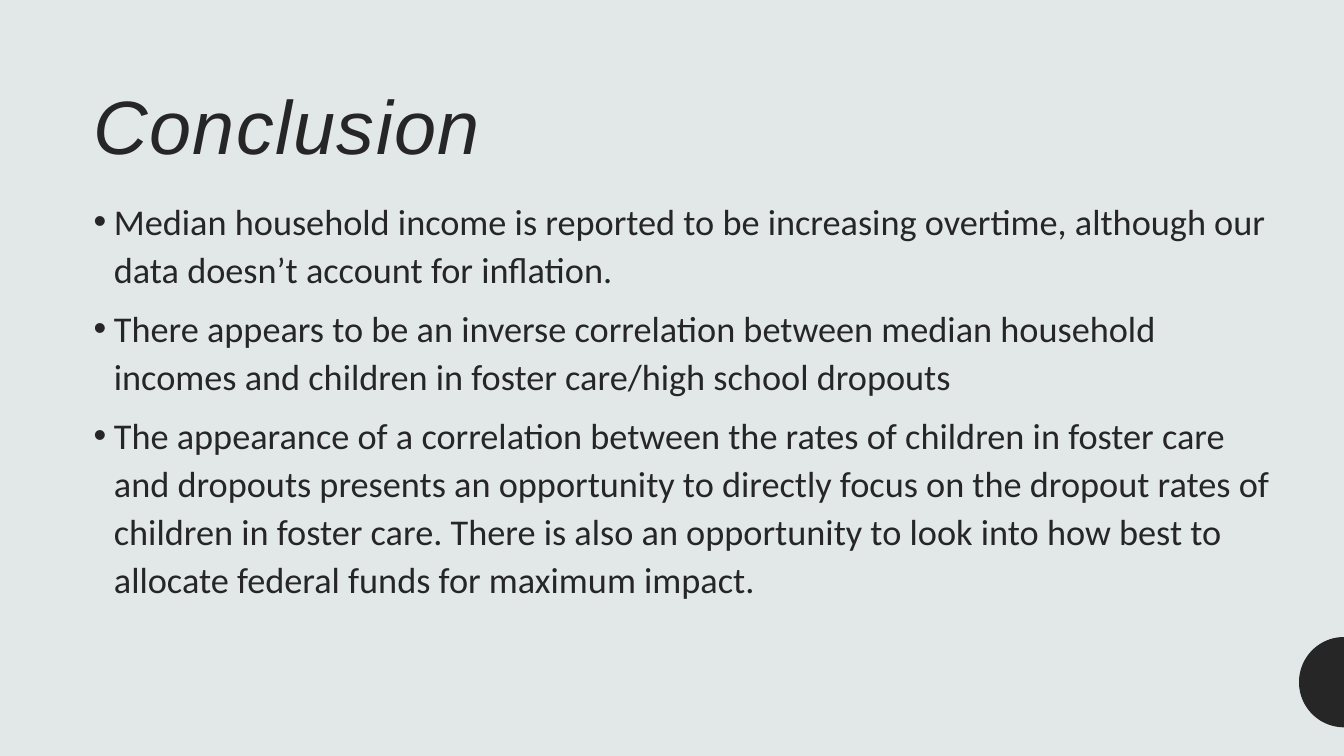
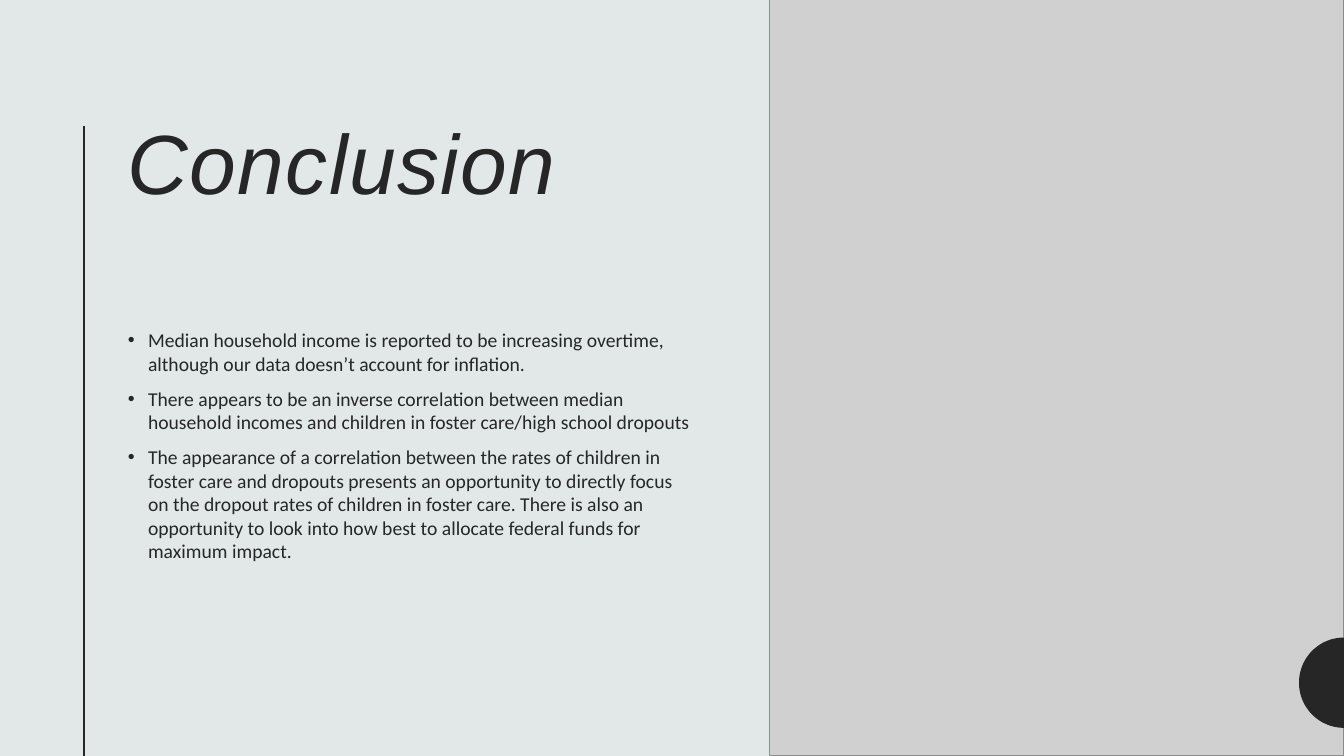
Before and after one commit to lordegraves/exploring_data_in_foster_care, a slide deck: slide 14 of Resources/Project1_Presentation.pptx. Drawn at 1344x756 pixels with LibreOffice and Linux fonts; fonts in the diff are those of the drawing; grey boxes stand for pictures. Boxes give left, top, right and bottom in pixels: in the first picture for what was removed or moved away, otherwise in the second. Text is boxed around its words. In the diff, an @@ line names an element or a change of style, - is before the commit and + after.

Commit message:
Made design changes to the PPT and added new charts

```diff
--- a/Resources/Project1_Presentation.pptx
+++ b/Resources/Project1_Presentation.pptx
@@ rectangle added at (0,0,1344,756), fill #E2E8E8 @@
@@ picture added at (769,0,1344,756) @@
@@ title "Conclusion": place and size @@
-title "Conclusion" at (94,99,480,155)
+title "Conclusion" at (128,133,556,195)
@@ title "Conclusion" at (128,133,556,195): size 54 to 60 pt @@
@@ line added from (84, 126) to (84, 756), #262626 1.5 pt @@
@@ text "Median household income is reported ...": place and size @@
-text "Median household income is reported ..." at (114,210,1269,599)
+text "Median household income is reported ..." at (148,333,689,561)
@@ text "Median household income is reported ..." at (148,333,689,561): size 25.9 to 14 pt; line spacing 1.1 to 1 @@
@@ freeform shape added at (1300,637,1344,728), fill #262626 @@
```
Also in this commit, not shown: 8 other slides changed.
